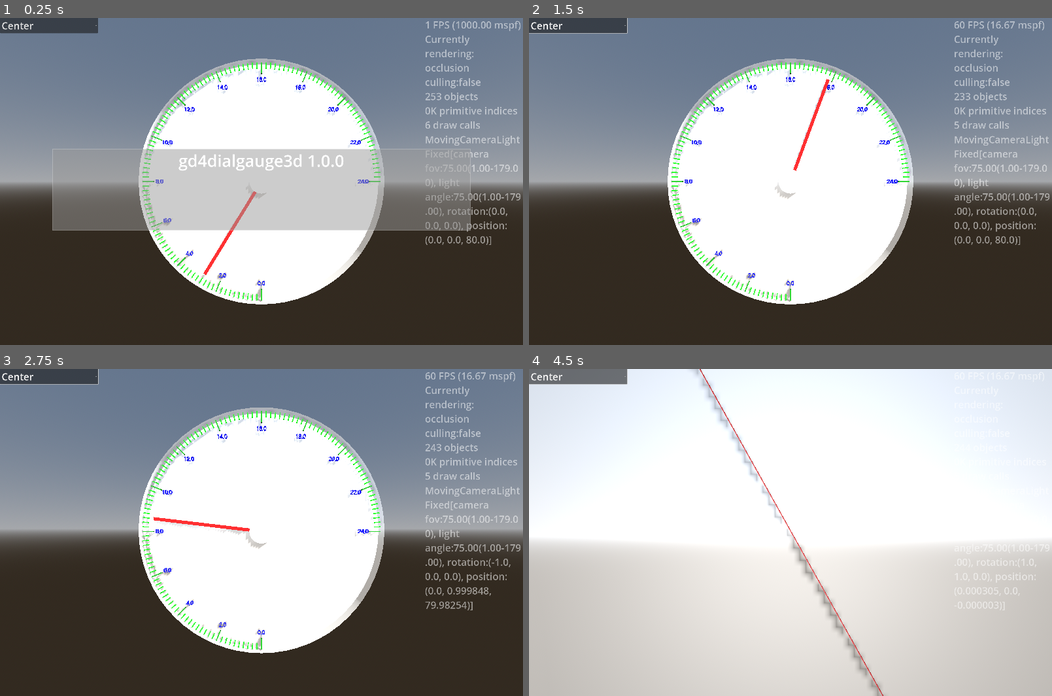
Above: before the commit, frames 1-4 (two rows, left to right).
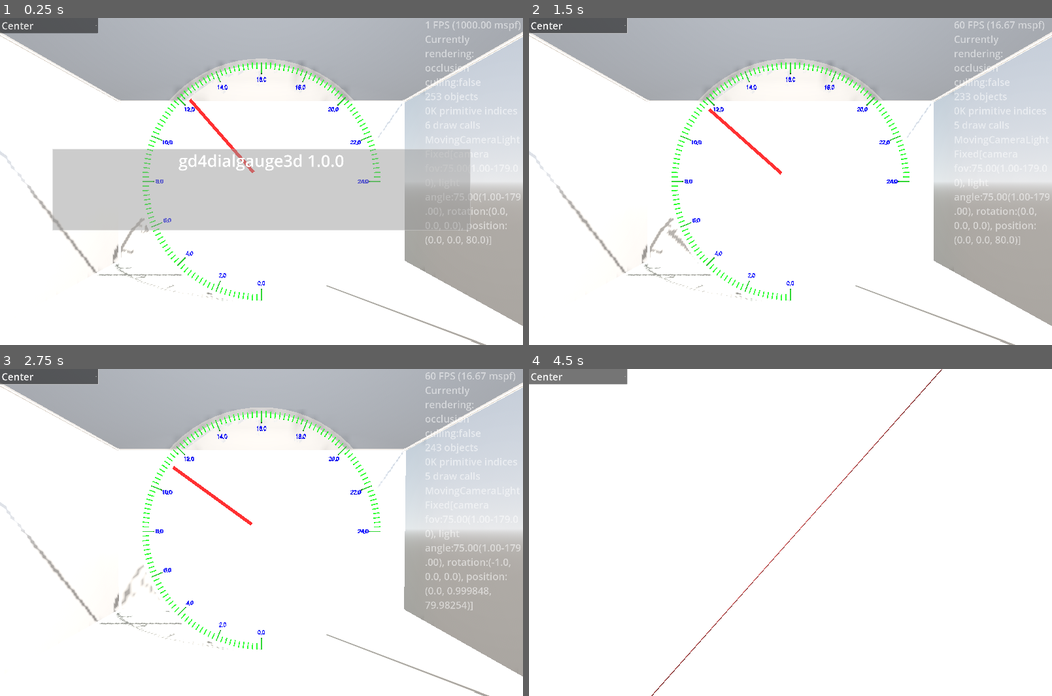
Above: after the commit, the same moments.

Repository: kasworld/gd4dialgauge3d
Game: Godot game, scene res://main.tscn
Two runs of this game, one before a commit and one after it. Both use one fixed random seed, a clock stepped at 60 frames per second and the inputs below.
Inputs (mouse positions are in pixels of both pictures, inside the frame that each line leads up to):
- Up to frame 1 (0.25 s): no input
- Up to frame 2 (1.5 s): click "Center" at 0.5 s; tap Enter at 1.25 s; move the mouse to (905, 165) at 1.27 s; hold Right from 1.28 s (still down); tap Q at 1.35 s; click (905, 165) at 1.42 s
- Up to frame 3 (2.75 s): move the mouse to (156, 548) at 2.02 s; release Right at 2.03 s; hold Down from 2.03 s (still down); tap E at 2.1 s
- Up to frame 4 (4.5 s): move the mouse to (842, 460) at 2.77 s; release Down at 2.78 s; hold Right 2.78-3.53 s; tap Enter at 2.85 s; tap Space at 3.5 s; move the mouse to (764, 597) at 3.52 s; hold Up 3.53-4.28 s; tap Q at 3.6 s; click (764, 597) at 3.67 s; move the mouse to (947, 581) at 4.27 s; hold Left from 4.28 s (still down); tap E at 4.35 s

The runs differ from the first frame. In frame 1, 74% of the frame differs, in the area x 0-100%, y 0-100%; in frame 2, 74%; in frame 3, 74%; in frame 4, 47%.

Commit message:
use GlassCabinet

Diff:
--- a/main.gd
+++ b/main.gd
@@ -62,20 +62,30 @@
 	add_camera_dict($MovingCameraLightAround, "Around")
 	$AxisArrow3D.set_colors().set_size(WorldSize.length()/20)
 	$FixedCameraLight.make_current()
-	$DialGauge.init(WorldSize.y/2, WorldSize.z/20
-	).init_range( [0,24], [PI*1.5,0]
-	).add_dial_num(WorldSize.y/2*0.85, WorldSize.z/100, 2, 12, Color.BLUE,
-	).add_dial_bar(WorldSize.y/2*0.99, Vector3(WorldSize.z/40, WorldSize.z/200, WorldSize.z/100),
-		DialGauge.BarAlign.In, 120, Color.GREEN
-	).add_dial_bar(WorldSize.y/2*0.99, Vector3(WorldSize.z/20, WorldSize.z/200, WorldSize.z/100),
-		DialGauge.BarAlign.In, 12, Color.DARK_GREEN
-	)
-var cur_rad := 0.0
+	$GlassCabinet.init(WorldSize)
+	dialgauge_demo($GlassCabinet)
+
+var dialgauge :DialGauge
+func dialgauge_demo(gc :GlassCabinet) -> void:
+	dialgauge = preload("res://dial_gauge/dial_gauge.tscn").instantiate(
+		).init(gc.cabinet_size.y/2, gc.cabinet_size.z/20
+		).init_range( [0,24], [PI*1.5,0]
+		).add_dial_num(gc.cabinet_size.y/2*0.85, gc.cabinet_size.z/100, 2, 12, Color.BLUE,
+		).add_dial_bar(gc.cabinet_size.y/2*0.99, Vector3(gc.cabinet_size.z/40, gc.cabinet_size.z/200, gc.cabinet_size.z/100),
+			DialGauge.BarAlign.In, 120, Color.GREEN
+		).add_dial_bar(gc.cabinet_size.y/2*0.99, Vector3(gc.cabinet_size.z/20, gc.cabinet_size.z/200, gc.cabinet_size.z/100),
+			DialGauge.BarAlign.In, 12, Color.DARK_GREEN
+		)
+	gc.add_child(dialgauge)
+var cur_val := 12.0
+func dialgauge_animate() -> void:
+	dialgauge.set_needle_value(cur_val)
+	cur_val += randfn(0,0.2)
+	cur_val = clampf(cur_val, 0,24)
+
 func _process(_delta: float) -> void:
-	$DialGauge.set_needle_value(cur_rad)
-	cur_rad += 24.0/120.0
-	if cur_rad > 24:
-		cur_rad = 0
+	dialgauge_animate()
+
 	var now := Time.get_unix_time_from_system()
 	label_demo()
 	if $MovingCameraLightHober.is_current_camera():
--- a/main.tscn
+++ b/main.tscn
@@ -1,8 +1,8 @@
 [gd_scene load_steps=12 format=3 uid="uid://c6maulcewyhy5"]
 
 [ext_resource type="Script" uid="uid://bgj25qi5j8dgh" path="res://main.gd" id="1_ig7tw"]
+[ext_resource type="PackedScene" uid="uid://clnf86bglf40d" path="res://glass_cabinet/glass_cabinet.tscn" id="5_5vw27"]
 [ext_resource type="PackedScene" uid="uid://dl14flc0fkeyt" path="res://axis_arrow_3d/axis_arrow_3d.tscn" id="5_7mycd"]
-[ext_resource type="PackedScene" uid="uid://bghys4klmis12" path="res://dial_gauge/dial_gauge.tscn" id="5_272bh"]
 [ext_resource type="PackedScene" uid="uid://c6cct2gj2a3im" path="res://timed_message/timed_message.tscn" id="5_lquwl"]
 [ext_resource type="PackedScene" uid="uid://ces3a6yv0c5fi" path="res://moving_carmera_light/moving_camera_light.tscn" id="8_5vw27"]
 
@@ -100,6 +100,6 @@
 
 [node name="MovingCameraLightAround" parent="." instance=ExtResource("8_5vw27")]
 
-[node name="DialGauge" parent="." instance=ExtResource("5_272bh")]
+[node name="GlassCabinet" parent="." instance=ExtResource("5_5vw27")]
 
 [connection signal="item_selected" from="왼쪽패널/SelectCamera" to="." method="_on_select_camera_item_selected"]
